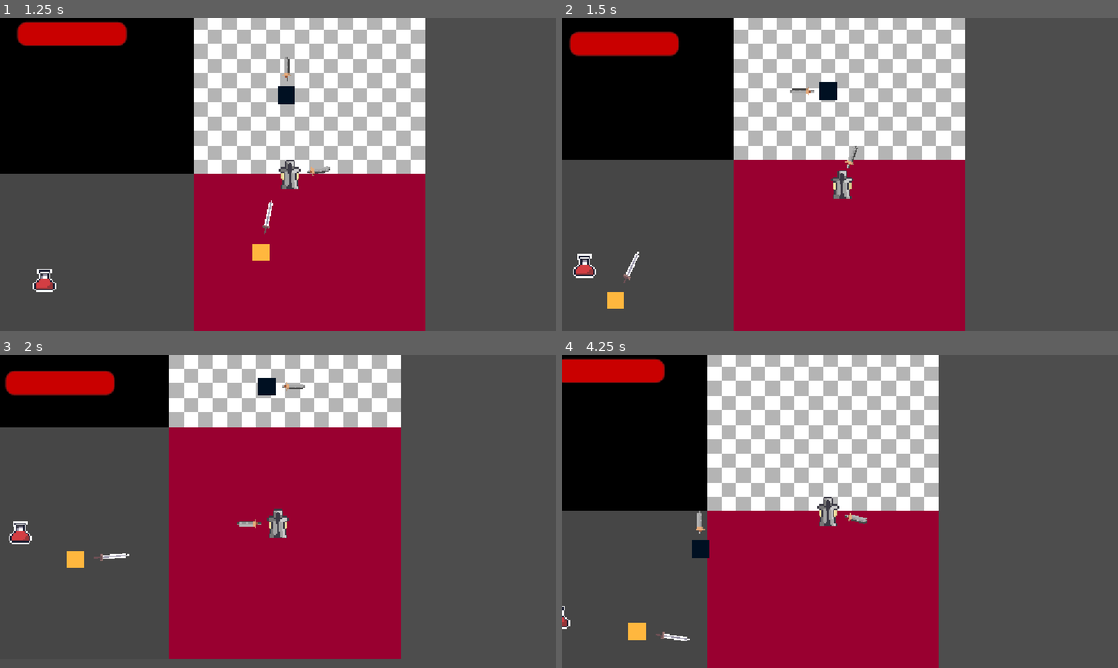
Above: before the commit, frames 1-4 (two rows, left to right).
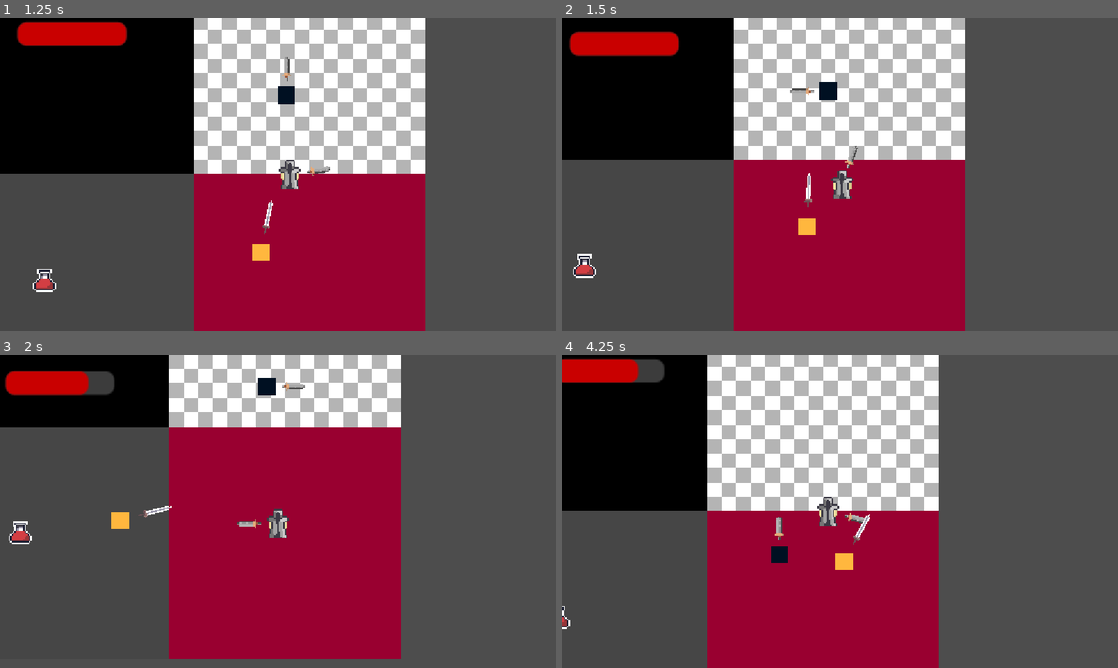
Above: after the commit, the same moments.

Repository: vovashymon-prog/schooldoor_game
Game: Godot game, scene res://scenes/Main.tscn
The game is run twice, just before and just after one commit, with the same random seed, the same clock (stepped at 60 frames per second) and the same inputs.
Inputs (mouse positions are in pixels of both pictures, inside the frame that each line leads up to):
- Up to frame 1 (1.25 s): move the mouse to (400, 158) at 0.52 s; hold D (right) from 0.53 s (still down)
- Up to frame 2 (1.5 s): move the mouse to (728, 190) at 1.27 s; release D (right) at 1.28 s; hold S (down) from 1.28 s (still down)
- Up to frame 3 (2 s): keep holding S (down)
- Up to frame 4 (4.25 s): move the mouse to (895, 442) at 2.02 s; release S (down) at 2.03 s; hold D (right) 2.03-2.78 s; move the mouse to (812, 574) at 2.77 s; hold W (up) 2.78-3.53 s; move the mouse to (1006, 558) at 3.52 s; hold A (left) from 3.53 s (still down)

Frame 1 is identical in both runs. In frame 2, 0.5% of the frame differs, in the area x 8-46%, y 49-93%; in frame 3, 0.9%; in frame 4, 1.4%, in the area x 11-56%, y 1-92%.

Commit message:
Sparks and tileset
added 3 particles
1. basic hit blood
2 lethal hit blood (for klowns)
3. sparks for swords

Diff:
--- a/schooldoor-game/scenes/Main.tscn
+++ b/schooldoor-game/scenes/Main.tscn
@@ -19,6 +19,8 @@
 
 [node name="EnemyDirected" parent="." unique_id=1568689281 instance=ExtResource("5_vcsgt")]
 position = Vector2(81, 129)
+circling_distance = 30
 
 [node name="EnemySpinning" parent="." unique_id=767441786 instance=ExtResource("3_0bbpv")]
 position = Vector2(102, -102)
+circling_distance = 21
--- /dev/null
+++ b/schooldoor-game/scenes/main_menu.tscn
@@ -0,0 +1,100 @@
+[gd_scene format=3 uid="uid://47eylt8lh2ai"]
+
+[ext_resource type="FontFile" uid="uid://cqy7r0bgc4rbt" path="res://fonts/Digital_Thin.ttf" id="1_l6cm7"]
+
+[sub_resource type="StyleBoxFlat" id="StyleBoxFlat_8vrlf"]
+bg_color = Color(0.101960786, 0.12156863, 0.2, 1)
+border_color = Color(0.827451, 0.24313726, 0.25882354, 1)
+corner_detail = 1
+shadow_color = Color(1, 0.87058824, 0.39607844, 1)
+shadow_size = 9
+
+[sub_resource type="StyleBoxFlat" id="StyleBoxFlat_y5lnu"]
+bg_color = Color(0.101960786, 0.12156863, 0.34901962, 0.7921569)
+
+[sub_resource type="StyleBoxFlat" id="StyleBoxFlat_ekxnf"]
+bg_color = Color(0.101960786, 0.12156863, 0.2, 1)
+border_color = Color(0.827451, 0.24313726, 0.25882354, 1)
+corner_detail = 1
+shadow_color = Color(0.827451, 0.24313726, 0.25882354, 1)
+shadow_size = 9
+
+[node name="MainMenu" type="Control" unique_id=1964427849]
+layout_mode = 3
+anchors_preset = 15
+anchor_right = 1.0
+anchor_bottom = 1.0
+grow_horizontal = 2
+grow_vertical = 2
+
+[node name="ColorRect" type="ColorRect" parent="." unique_id=856975729]
+layout_mode = 1
+anchors_preset = 15
+anchor_right = 1.0
+anchor_bottom = 1.0
+grow_horizontal = 2
+grow_vertical = 2
+color = Color(0.10980392, 0.12156863, 0.2, 1)
+
+[node name="MarginContainer" type="MarginContainer" parent="." unique_id=760245027]
+layout_mode = 1
+anchors_preset = -1
+anchor_left = 0.5
+anchor_top = 0.643
+anchor_right = 0.5
+anchor_bottom = 0.643
+offset_left = -172.0
+offset_top = -110.0
+offset_right = 172.0
+offset_bottom = 110.0
+grow_horizontal = 2
+grow_vertical = 2
+
+[node name="VBoxContainer" type="VBoxContainer" parent="MarginContainer" unique_id=1144705869]
+layout_mode = 2
+theme_override_constants/separation = 20
+
+[node name="ButtonPlay" type="Button" parent="MarginContainer/VBoxContainer" unique_id=1178559835]
+custom_minimum_size = Vector2(320, 80)
+layout_mode = 2
+size_flags_vertical = 8
+theme_override_colors/font_color = Color(1, 0.87058824, 0.39607844, 1)
+theme_override_fonts/font = ExtResource("1_l6cm7")
+theme_override_font_sizes/font_size = 24
+theme_override_styles/normal = SubResource("StyleBoxFlat_8vrlf")
+theme_override_styles/pressed = SubResource("StyleBoxFlat_y5lnu")
+theme_override_styles/hover = SubResource("StyleBoxFlat_ekxnf")
+text = "PLAY"
+
+[node name="ButtonQuit" type="Button" parent="MarginContainer/VBoxContainer" unique_id=5385743]
+custom_minimum_size = Vector2(320, 80)
+layout_mode = 2
+size_flags_vertical = 8
+theme_override_colors/font_color = Color(1, 0.87058824, 0.39607844, 1)
+theme_override_fonts/font = ExtResource("1_l6cm7")
+theme_override_font_sizes/font_size = 24
+theme_override_styles/normal = SubResource("StyleBoxFlat_8vrlf")
+theme_override_styles/pressed = SubResource("StyleBoxFlat_y5lnu")
+theme_override_styles/hover = SubResource("StyleBoxFlat_ekxnf")
+text = "QUIT"
+
+[node name="GameName" type="Label" parent="." unique_id=1441987421]
+layout_mode = 1
+anchors_preset = -1
+anchor_left = 0.5
+anchor_top = 0.196
+anchor_right = 0.5
+anchor_bottom = 0.214
+offset_left = -48.5
+offset_top = -11.5
+offset_right = 48.5
+offset_bottom = 11.5
+grow_horizontal = 2
+grow_vertical = 2
+theme_override_colors/font_color = Color(1, 0.87058824, 0.39607844, 1)
+theme_override_colors/font_shadow_color = Color(0, 0, 0.5058824, 0)
+theme_override_constants/line_spacing = 3
+theme_override_constants/shadow_offset_x = 2
+theme_override_fonts/font = ExtResource("1_l6cm7")
+theme_override_font_sizes/font_size = 56
+text = "GAME NAME"
--- /dev/null
+++ b/schooldoor-game/scenes/particles/basic_hit_blood.tscn
@@ -0,0 +1,23 @@
+[gd_scene format=3 uid="uid://c3ilj08e8dss2"]
+
+[sub_resource type="Curve" id="Curve_8vrlf"]
+_data = [Vector2(0, 1), 0.0, 0.0, 0, 0, Vector2(1, 0), 0.0, 0.0, 0, 0]
+point_count = 2
+
+[node name="BasicHitBlood" type="CPUParticles2D" unique_id=16746128]
+emitting = false
+amount = 20
+one_shot = true
+preprocess = 0.55
+speed_scale = 1.27
+explosiveness = 0.78
+lifetime_randomness = 0.42
+spread = 180.0
+gravity = Vector2(0, 0)
+initial_velocity_max = 67.47
+angle_min = -720.0
+angle_max = 720.0
+scale_amount_min = 10.0
+scale_amount_max = 13.47
+scale_amount_curve = SubResource("Curve_8vrlf")
+color = Color(0.5882353, 0.21176471, 0.22352941, 1)
--- /dev/null
+++ b/schooldoor-game/scenes/particles/lethal_hit_blood_clown.tscn
@@ -0,0 +1,30 @@
+[gd_scene format=3 uid="uid://sdm1a24ce6he"]
+
+[sub_resource type="Curve" id="Curve_8vrlf"]
+_data = [Vector2(0, 1), 0.0, 0.0, 0, 0, Vector2(1, 0), 0.0, 0.0, 0, 0]
+point_count = 2
+
+[sub_resource type="Gradient" id="Gradient_85fsr"]
+colors = PackedColorArray(1, 0, 0, 1, 0.34223887, 0.54466426, 1, 1)
+
+[node name="LethalHitBloodClown" type="CPUParticles2D" unique_id=16746128]
+emitting = false
+amount = 12
+lifetime = 1.04
+one_shot = true
+preprocess = 0.03
+speed_scale = 1.63
+explosiveness = 1.0
+lifetime_randomness = 0.31
+direction = Vector2(0, -1)
+spread = 27.86
+gravity = Vector2(0, 0)
+initial_velocity_max = 67.47
+radial_accel_max = 53.17
+angle_min = -720.0
+angle_max = 720.0
+scale_amount_min = 7.0
+scale_amount_max = 10.0
+scale_amount_curve = SubResource("Curve_8vrlf")
+color = Color(0.6039216, 0.5882353, 0.6666667, 1)
+color_ramp = SubResource("Gradient_85fsr")
--- /dev/null
+++ b/schooldoor-game/scenes/particles/sparks.tscn
@@ -0,0 +1,28 @@
+[gd_scene format=3 uid="uid://vf3u12db64dr"]
+
+[sub_resource type="Curve" id="Curve_8vrlf"]
+_data = [Vector2(0, 1), 0.0, 0.0, 0, 0, Vector2(1, 0), 0.0, 0.0, 0, 0]
+point_count = 2
+
+[sub_resource type="Gradient" id="Gradient_nhiyh"]
+colors = PackedColorArray(1, 0.87058824, 0.39607844, 1, 1, 1, 1, 0)
+
+[node name="SparksForSwords" type="CPUParticles2D" unique_id=16746128]
+emitting = false
+amount = 20
+lifetime = 1.2
+one_shot = true
+preprocess = 0.55
+speed_scale = 1.27
+explosiveness = 1.0
+lifetime_randomness = 0.42
+spread = 180.0
+gravity = Vector2(0, 0)
+initial_velocity_max = 32.9
+angle_min = -720.0
+angle_max = 720.0
+scale_amount_min = 4.0
+scale_amount_max = 8.0
+scale_amount_curve = SubResource("Curve_8vrlf")
+color = Color(1, 0.87058824, 0.39607844, 1)
+color_ramp = SubResource("Gradient_nhiyh")
--- /dev/null
+++ b/schooldoor-game/scenes/rooms/Room1.tscn
@@ -0,0 +1,19 @@
+[gd_scene format=3 uid="uid://df7ny55yimtmr"]
+
+[ext_resource type="Texture2D" uid="uid://c32sxk641n617" path="res://sprites/Temp_Tileset.png" id="1_valjw"]
+
+[sub_resource type="TileSetAtlasSource" id="TileSetAtlasSource_tfpoq"]
+texture = ExtResource("1_valjw")
+0:0/0 = 0
+1:0/0 = 0
+0:1/0 = 0
+1:1/0 = 0
+
+[sub_resource type="TileSet" id="TileSet_8vrlf"]
+sources/0 = SubResource("TileSetAtlasSource_tfpoq")
+
+[node name="Room1" type="Node2D" unique_id=141071005]
+
+[node name="TileMap" type="TileMap" parent="." unique_id=103367544]
+tile_set = SubResource("TileSet_8vrlf")
+format = 2
--- /dev/null
+++ b/schooldoor-game/tilesets/tileset.tres
@@ -0,0 +1,3 @@
+[gd_resource type="TileSet" format=3 uid="uid://bkj1jsexpugyf"]
+
+[resource]
